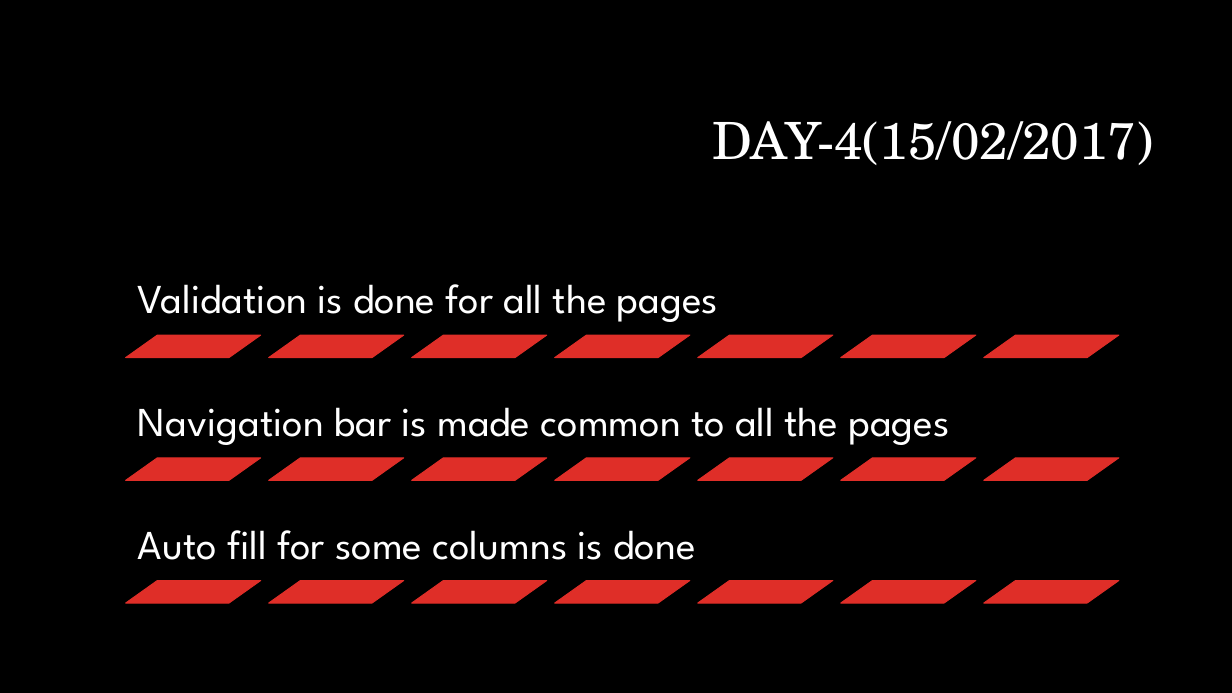
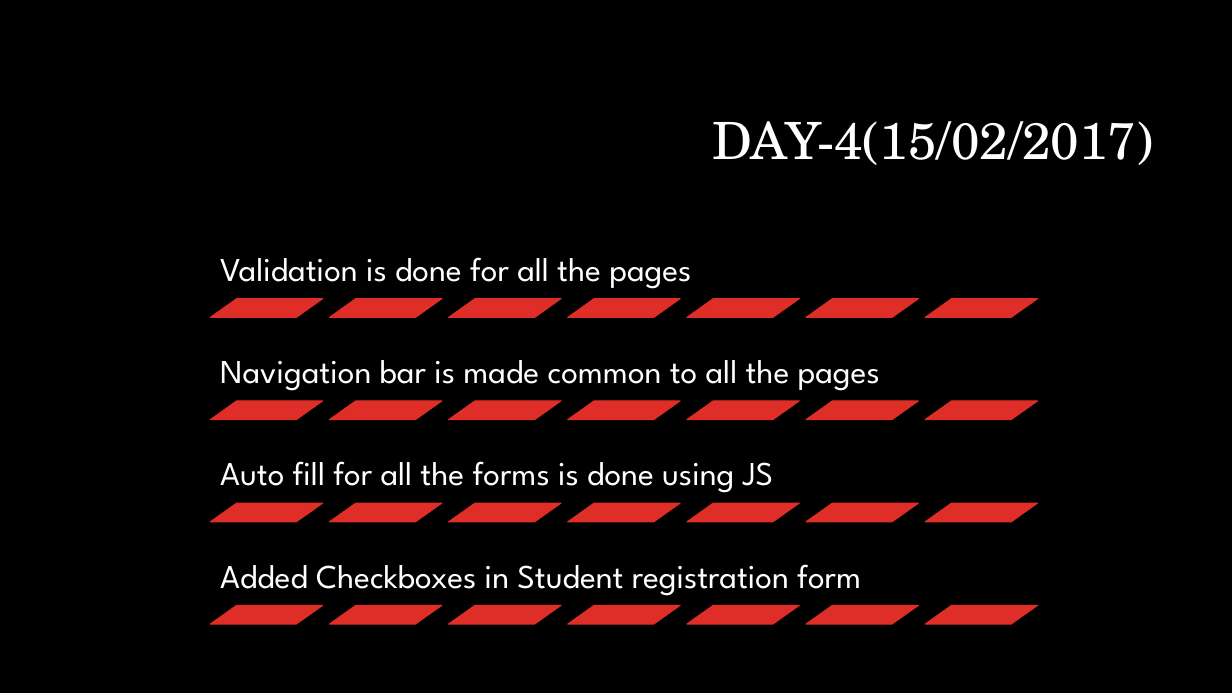
Before and after one commit to priyasatbhaya/IT_WEBD, a slide deck: slide 14 of Internet and web technology new ppt.pptx. Drawn at 1232x693 pixels with LibreOffice and Linux fonts; fonts in the diff are those of the drawing; background and template pictures are left out. Boxes give left, top, right and bottom in pixels: in the first picture for what was removed or moved away, otherwise in the second. Text is boxed around its words. In the diff, an @@ line names an element or a change of style, - is before the commit and + after.

```diff
--- a/Internet and web technology new ppt.pptx
+++ b/Internet and web technology new ppt.pptx
@@ text "Validation is done for all ...": place and size @@
-text "Validation is done for all ..." at (138,284,718,322)
+text "Validation is done for all ..." at (220,257,691,289)
@@ text "Validation is done for all ..." at (220,257,691,289): size 32 to 26 pt; less space between paragraphs @@
@@ parallelogram: place and size @@
-parallelogram at (126,335,261,358)
+parallelogram at (211,299,323,317)
@@ parallelogram: place and size @@
-parallelogram at (269,335,404,358)
+parallelogram at (329,299,442,317)
@@ parallelogram: place and size @@
-parallelogram at (412,335,547,358)
+parallelogram at (448,299,561,317)
@@ parallelogram: place and size @@
-parallelogram at (555,335,689,358)
+parallelogram at (567,299,680,317)
@@ parallelogram: place and size @@
-parallelogram at (698,335,833,358)
+parallelogram at (687,299,799,317)
@@ parallelogram: place and size @@
-parallelogram at (841,335,976,358)
+parallelogram at (806,299,919,317)
@@ parallelogram: place and size @@
-parallelogram at (984,335,1119,358)
+parallelogram at (925,299,1038,317)
@@ text "Navigation bar is made common ..." at (220,360,880,391): size 32 to 26 pt; less space between paragraphs @@
@@ text "Navigation bar is made common ...": place and size @@
-text "Navigation bar is made common ..." at (138,407,949,445)
+text "Navigation bar is made common ..." at (220,360,880,391)
@@ text at (220,461,773,493): text changed; size 32 to 26 pt @@
-Auto fill for some columns is done
+Auto fill for all the forms is done using JS
@@ parallelogram: place and size @@
-parallelogram at (126,457,261,480)
+parallelogram at (211,503,323,521)
@@ parallelogram: place and size @@
-parallelogram at (269,457,404,480)
+parallelogram at (329,503,442,521)
@@ parallelogram: place and size @@
-parallelogram at (412,457,547,480)
+parallelogram at (448,503,561,521)
@@ parallelogram: place and size @@
-parallelogram at (555,457,689,480)
+parallelogram at (567,503,680,521)
@@ parallelogram: place and size @@
-parallelogram at (698,457,833,480)
+parallelogram at (687,503,799,521)
@@ parallelogram: place and size @@
-parallelogram at (841,457,976,480)
+parallelogram at (806,503,919,521)
@@ parallelogram: place and size @@
-parallelogram at (984,457,1119,480)
+parallelogram at (925,503,1038,521)
@@ group added at (211,401,1038,596): 7 parallelograms, 1 text @@
+Added Checkboxes in Student registration form
@@ parallelogram: place and size @@
-parallelogram at (126,580,261,603)
+parallelogram at (211,605,323,624)
@@ parallelogram: place and size @@
-parallelogram at (269,580,404,603)
+parallelogram at (329,605,442,624)
@@ parallelogram: place and size @@
-parallelogram at (412,580,547,603)
+parallelogram at (448,605,561,624)
@@ parallelogram: place and size @@
-parallelogram at (555,580,689,603)
+parallelogram at (567,605,680,624)
@@ parallelogram: place and size @@
-parallelogram at (698,580,833,603)
+parallelogram at (687,605,799,624)
@@ parallelogram: place and size @@
-parallelogram at (841,580,976,603)
+parallelogram at (806,605,919,624)
@@ parallelogram: place and size @@
-parallelogram at (984,580,1119,603)
+parallelogram at (925,605,1038,624)
```
Also in this commit, not shown: 6 other slides changed, 15 other files.
